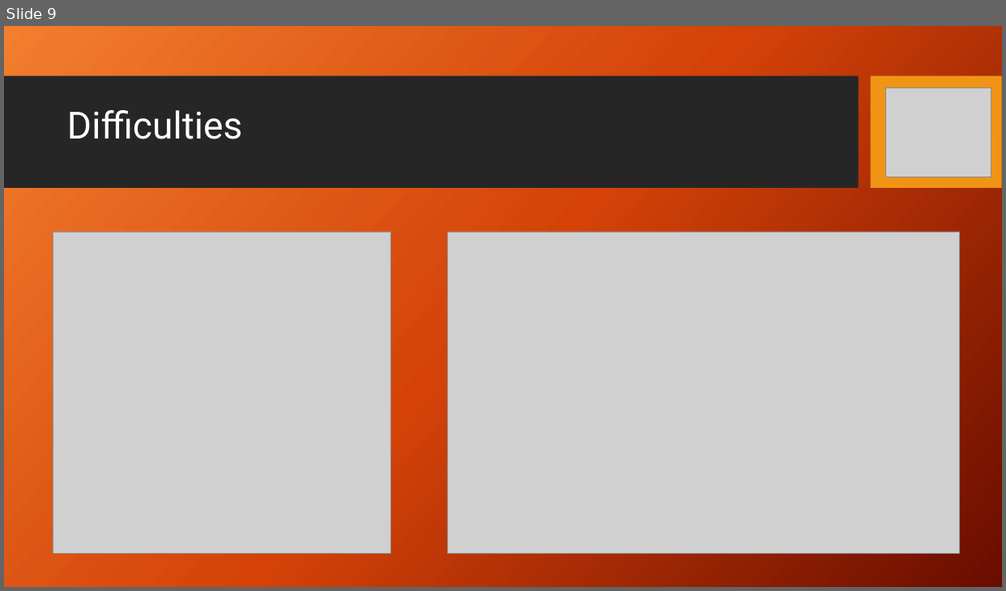
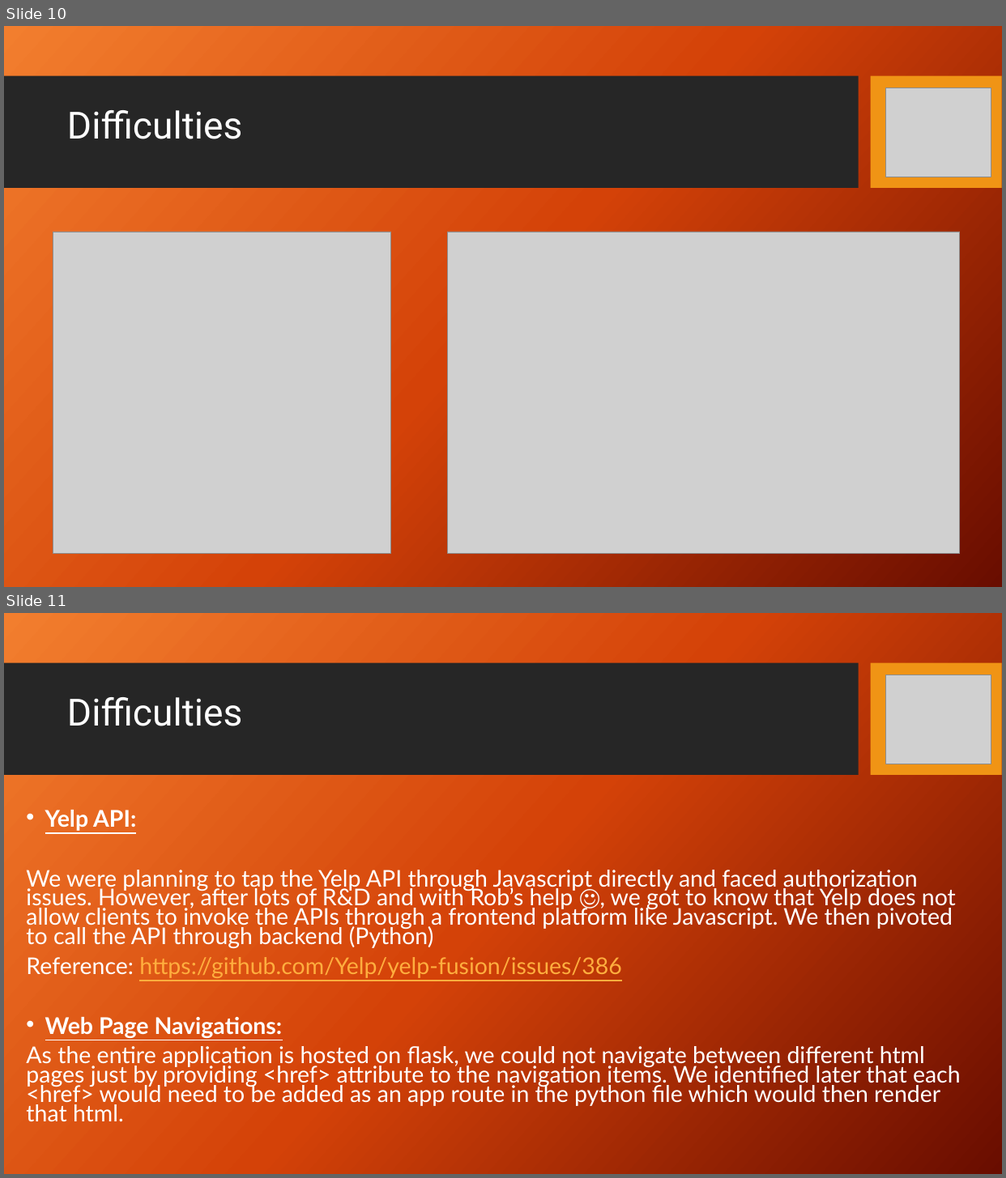
Before and after one commit to Randy0601/GroupProject2, a slide deck: Know Your Brew!.pptx. Shown one above the other, each under a label of ours: slide 9 before the commit, slides 10 and 11 after it. The pictures are 1006x591 and 1006x1178 pixels, drawn with LibreOffice and Linux fonts; fonts in the diff are those of the drawing; grey boxes stand for pictures; background and template pictures are left out. Boxes give left, top, right and bottom in pixels: in the first picture for what was removed or moved away, otherwise in the second. Text is boxed around its words. In the diff, an @@ line names an element or a change of style, - is before the commit and + after.

Commit message:
Added yelp and api details to presentaation

```diff
--- a/Know Your Brew!.pptx
+++ b/Know Your Brew!.pptx
@@ slide 11 added at <box>4,613,1002,1174</box>, background picture (left out); not listed: 2 template elements that a slide beside it also shows @@
@@ picture added at <box>887,675,991,764</box> @@
@@ title added at <box>67,697,242,726</box>, 36 pt, text #FFFFFF @@
+Difficulties
@@ text added at <box>26,810,961,1122</box>, 22.2 pt, text #FFFFFF @@
+• Yelp API:
+We were planning to tap the Yelp API through Javascript directly and faced authorization issues. However, after lots of R&D and with Rob’s help ☺, we got to know that Yelp does not allow clients to invoke the APIs through a frontend platform like Javascript. We then pivoted to call the API through backend (Python)
+Reference: https://github.com/Yelp/yelp-fusion/issues/386
+• Web Page Navigations:
+As the entire application is hosted on flask, we could not navigate between different html pages just by providing <href> attribute to the navigation items. We identified later that each <href> would need to be added as an app route in the python file which would then render that html.
@@ what was slide 9 is now slide 10 @@
```
Also in this commit, not shown: 2 slides changed, 2 other slides added, 1 slide removed.
